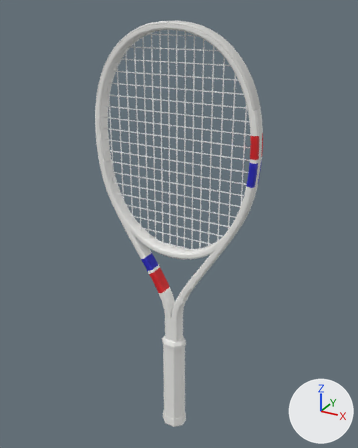
A saved change to the glTF model assets/realistic/tecnifibre-tfight-315s-2025.glb.
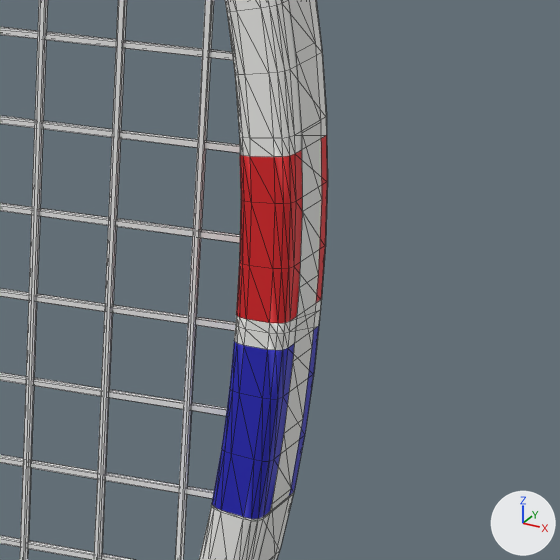
The first picture shows the older version from a 50 mm lens placed at (0.345, -0.61, 0.704), pointed at (-0.002, 0.021, 0.388). The close-ups show the older and then the newer version on the part from 60% to 83% of the width and 25% to 43% of the height of that picture. Only the edits that show in the close-ups are written down. The lights are fixed; the arrows at lower right show +X, +Y and +Z. The close-ups show mesh edges as thin lines. Where no turn or scale is listed for an object, it has been applied to the vertices. Vertices at exactly the same position are counted once.

Names of what the first close-up shows: 'frame', 'grommets', 'strings_crosses', 'strings_mains'.
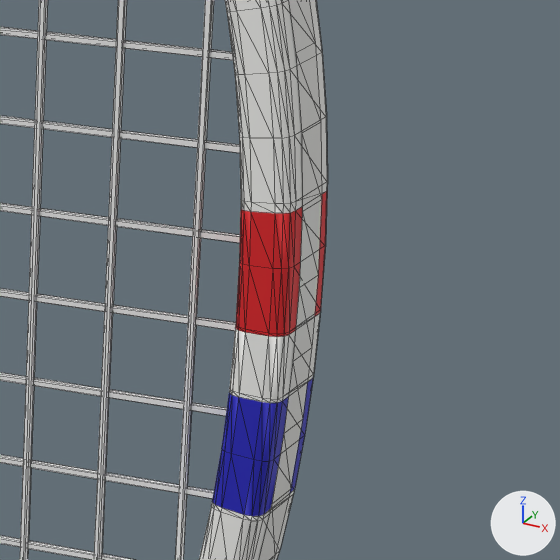
Changed parts and their boxes (x1, y1, x2, y2) in the close-ups (560 x 560 px; the box of a moved part takes in the faces that stretch with it):
```json
{"object": "frame", "change": "reshaped, recoloured", "before": [199, 0, 328, 560], "after": [199, 0, 328, 560], "on screen": "lighter"}
{"part": 1, "of": "me_frame", "change": "moved or reshaped", "before": [246, 309, 321, 399], "after": [245, 313, 320, 403]}
{"part": 2, "of": "me_frame", "change": "moved or reshaped", "before": [230, 326, 267, 398], "after": [229, 328, 262, 402]}
{"part": 3, "of": "me_frame", "change": "moved or reshaped", "before": [236, 180, 328, 334], "after": [235, 191, 327, 337]}
{"part": 4, "of": "me_frame", "change": "moved or reshaped", "before": [222, 300, 321, 461], "after": [222, 310, 320, 461]}
{"part": 5, "of": "me_frame", "change": "moved or reshaped", "before": [250, 115, 328, 204], "after": [250, 115, 328, 213]}
{"part": 6, "of": "me_frame", "change": "moved or reshaped", "before": [239, 137, 275, 204], "after": [239, 137, 275, 213]}
{"part": 7, "of": "me_frame", "change": "recoloured", "before": [240, 135, 328, 204], "after": [241, 180, 328, 213]}
{"part": 8, "of": "me_frame", "change": "recoloured", "before": [236, 298, 322, 334], "after": [235, 309, 321, 337]}
{"part": 9, "of": "me_frame", "change": "recoloured", "before": [230, 326, 319, 399], "after": [229, 374, 314, 403]}
```

Scene script edits in JSON lines:
```json
{"block": "me_frame", "where": "me_frame.from_pydata(...)  # 1872 vertices, 3680 faces; spans x -0.131..0.131, y -0.011..0.011, z -0.254..0.254"}
{"block": "me_frame", "where": "# used by ob_frame; location = (0.0, 0.0, 0.4319)"}
{"block": "me_frame", "change": "me_frame part 1: all 8 vertices in x 0.128..0.131, y -0.011..0.011, z 0.082..0.083 are moved by (0.0, 0.0, -0.01)"}
{"block": "me_frame", "change": "me_frame part 2: all 8 vertices in x 0.121..0.124, y -0.011..0.011, z 0.083 are moved by (0.0, 0.0, -0.009)"}
{"block": "me_frame", "change": "me_frame part 3: 32 of the vertices in x 0.121..0.131, y -0.011..0.011, z 0.088..0.111 are moved by (0.0, 0.0, -0.002)"}
{"block": "me_frame", "change": "me_frame part 4: 20 of the vertices in x 0.12..0.131, y -0.011..0.011, z 0.073..0.086 are moved by (0.0, 0.0, -0.001)"}
{"block": "me_frame", "change": "me_frame part 5: all 8 vertices in x 0.127..0.13, y -0.011..0.011, z 0.119 are moved by (0.001, 0.0, -0.009)"}
{"block": "me_frame", "change": "me_frame part 6: all 8 vertices in x 0.12..0.123, y -0.011..0.011, z 0.118..0.119 are moved by (0.001, 0.0, -0.008)"}
{"block": "me_frame", "change": "me_frame part 7: 64 faces centred in x -0.026..0.131, y -0.011..0.011, z -0.159..0.116 are repainted in the vertex colours; the middle colour goes from red #de1c22 to white #f3f3f0"}
{"block": "me_frame", "change": "me_frame part 8: 32 faces centred in x 0.121..0.131, y -0.011..0.011, z 0.086..0.087 are repainted in the vertex colours; the middle colour goes from white #f3f3f0 to red #de1c22"}
{"block": "me_frame", "change": "me_frame part 9: 32 faces centred in x 0.121..0.131, y -0.011..0.011, z 0.076..0.08 are repainted in the vertex colours; the middle colour goes from blue #2222bd to white #f3f3f0"}
```
